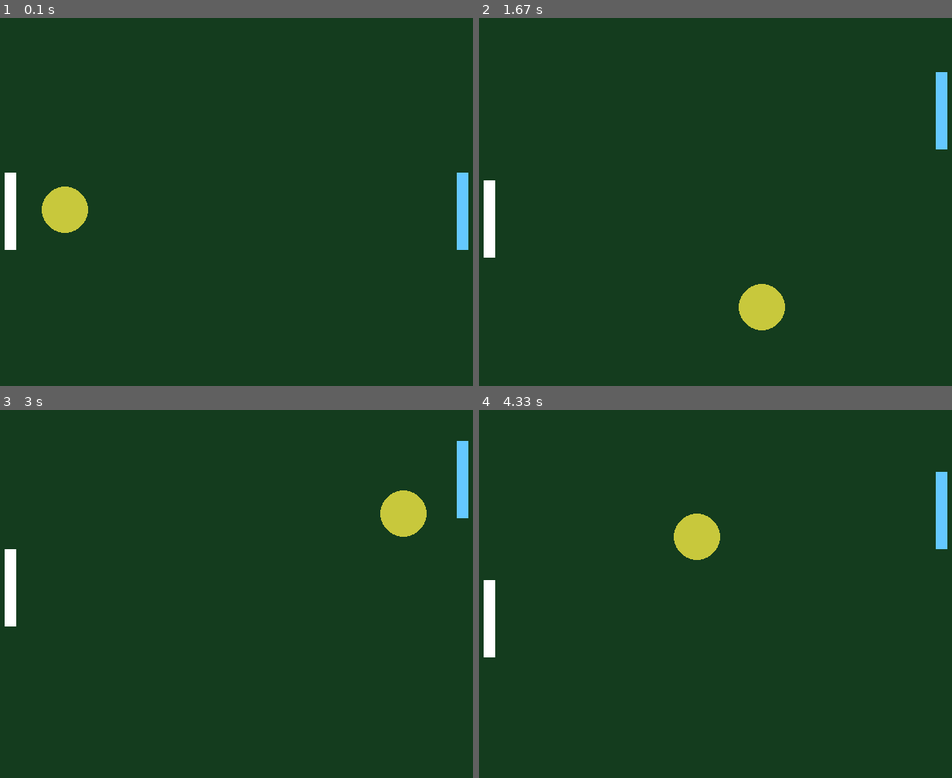
Above: before the commit, frames 1-4 (two rows, left to right).
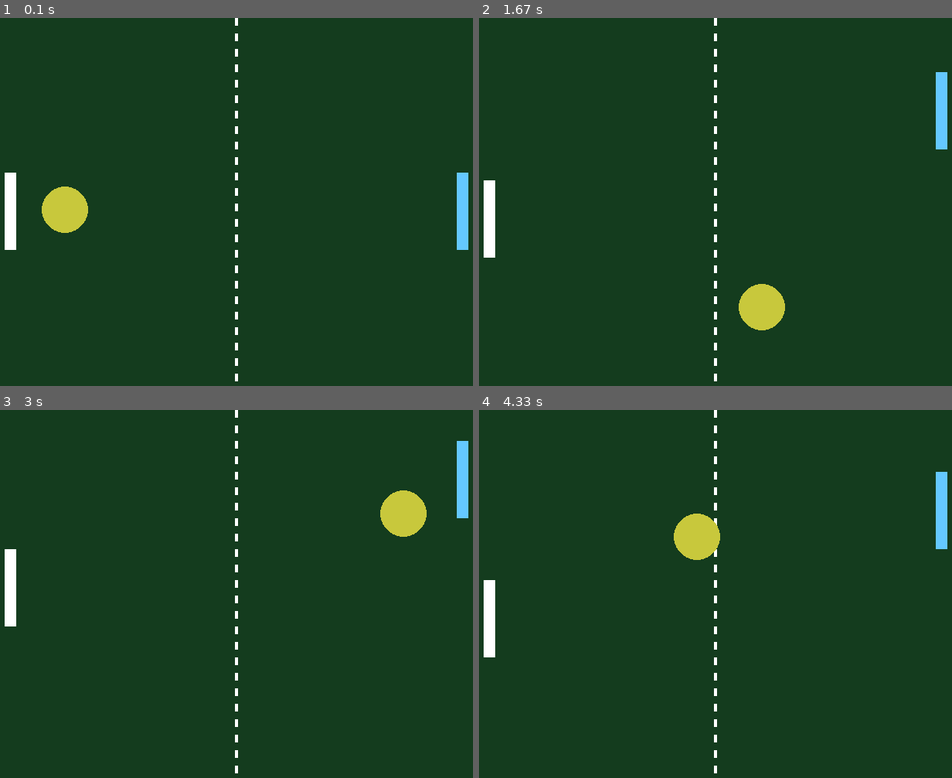
Above: after the commit, the same moments.

Repository: jvnusrg/pygame-practice
Game: pygame game, started from pong.py
The game is run twice, just before and just after one commit, with the same random seed, the same clock (stepped at 60 frames per second) and the same inputs.
Inputs:
- Up to frame 1 (0.1 s): no input
- Up to frame 2 (1.67 s): hold Up 0.33-0.8 s; hold Down 0.83-1.13 s; hold S 0.83-1.13 s; hold Up 1.17-1.53 s; hold W 1.17-1.53 s; hold Down from 1.57 s (still down); hold S from 1.57 s (still down)
- Up to frame 3 (3 s): release Down at 1.93 s; release S at 1.93 s; hold Up 1.97-2.27 s; hold W 1.97-2.27 s; hold Down 2.3-2.6 s; hold S 2.3-2.6 s; hold Up from 2.63 s (still down); hold W from 2.63 s (still down)
- Up to frame 4 (4.33 s): release Up at 3 s; release W at 3 s; hold Down 3.03-3.4 s; hold S 3.03-3.4 s; hold Up 3.43-3.73 s; hold W 3.43-3.73 s; hold Down 3.77-4.07 s; hold S 3.77-4.07 s; hold Up from 4.1 s (still down); hold W from 4.1 s (still down)

The runs differ from the first frame. In frame 1, 0.3% of the frame differs, in the area x 49-51%, y 0-99%; in frame 2, 0.3%; in frame 3, 0.3%; in frame 4, 0.3%.

Commit message:
Center line added

Diff:
--- a/pong.py
+++ b/pong.py
@@ -81,6 +81,8 @@
 
     screen.fill((20, 60, 30))
 
+    for dash_y in range (0, 480, 20):
+        pygame.draw.rect(screen, (255,255,255), (320-2, dash_y, 4, 10))
 
     pygame.draw.circle(screen, (200,200,60), (int(x + width // 2), int(y + height // 2)), width // 2)
 
